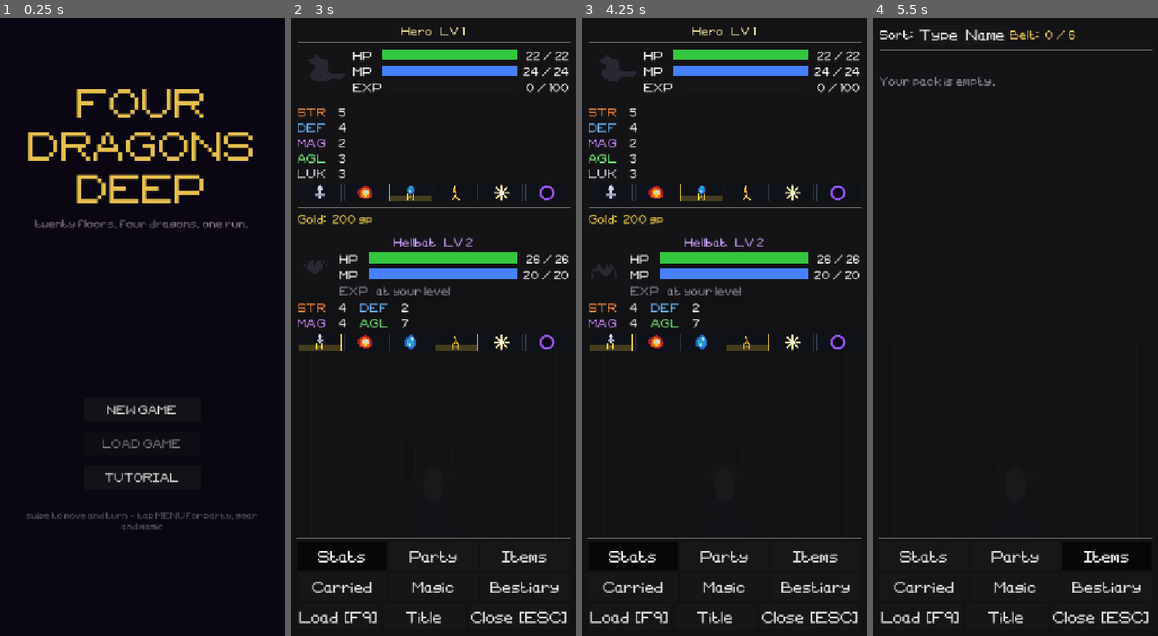
Above: before the commit, frames 1-4 (left to right).
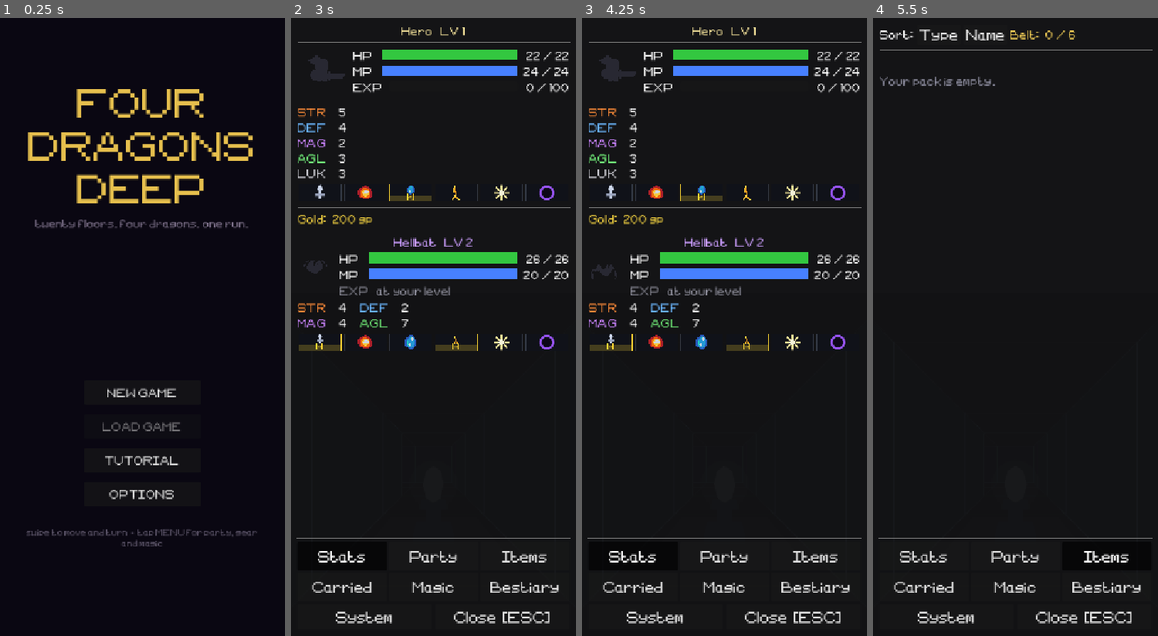
Above: after the commit, the same moments.

Repository: tausiftt5238/four-dragons-deep
Game: Godot game, scene res://scenes/title.tscn
Two runs of this game, one before a commit and one after it. Both use one fixed random seed, a clock stepped at 60 frames per second and the inputs below.
Inputs (mouse positions are in pixels of both pictures, inside the frame that each line leads up to):
- Up to frame 1 (0.25 s): no input
- Up to frame 2 (3 s): click (433, 493) at 0.5 s, where only the run after the commit has a clickable "OPTIONS"; click (433, 611) at 1.25 s, where only the run after the commit has a clickable "Back"; click "NEW GAME" at 2 s; click "Menu" at 2.75 s
- Up to frame 3 (4.25 s): click "Stats" at 3.5 s
- Up to frame 4 (5.5 s): click "Party" at 4.25 s; click "Items" at 5 s

The runs differ from the first frame. In frame 1, 2.3% of the frame differs, in the area x 9-91%, y 59-86%; in frame 2, 0.9%; in frame 3, 0.9%; in frame 4, 0.9%.

Commit message:
Options on the title and in the game menu, with invert turn and invert movement, and the menu's non-game buttons go under System
- Options (title screen, and System > Options in game): Invert turn flips left/right swipes, Invert movement flips up/down swipes. keys stay as they are. saved to user://settings.cfg so it sticks between runs and doesn't ride in a save slot
- the menu footer is System and Close now. System holds Options, Load Game and Title (still two taps)

Co-Authored-By: Claude Opus 5.5 <noreply@anthropic.com>
Claude-Session: https://claude.ai/code/session_01Uhk3EMYpAHGbVF4A7SC27j

Diff:
--- a/scripts/core/main.gd
+++ b/scripts/core/main.gd
@@ -603,6 +603,12 @@
 		return
 	if delta.length() < _SWIPE_MIN:
 		return
+	# Either axis can be flipped in Options. Keys are left alone: W means
+	# forward whichever way a thumb likes to drag.
+	if Settings.invert_turn():
+		delta.x = -delta.x
+	if Settings.invert_move():
+		delta.y = -delta.y
 	if abs(delta.x) > abs(delta.y):
 		if delta.x > 0:
 			_action_turn_right()
--- /dev/null
+++ b/scripts/core/settings.gd
@@ -0,0 +1,55 @@
+# Settings
+# Player preferences that belong to the device rather than to a run, so they
+# live in their own file and no save slot carries them. Read once on first use
+# and written back whenever one changes.
+class_name Settings
+
+const PATH: String = "user://settings.cfg"
+
+static var _invert_turn: bool = false
+static var _invert_move: bool = false
+static var _loaded: bool = false
+
+
+# Swipe left to turn right, and right to turn left: the view is dragged rather
+# than pointed.
+static func invert_turn() -> bool:
+	_ensure_loaded()
+	return _invert_turn
+
+
+# Swipe down to step forward and up to step back: the floor is pulled toward
+# you rather than pushed away.
+static func invert_move() -> bool:
+	_ensure_loaded()
+	return _invert_move
+
+
+static func set_invert_turn(on: bool) -> void:
+	_ensure_loaded()
+	_invert_turn = on
+	_save()
+
+
+static func set_invert_move(on: bool) -> void:
+	_ensure_loaded()
+	_invert_move = on
+	_save()
+
+
+static func _ensure_loaded() -> void:
+	if _loaded:
+		return
+	_loaded = true
+	var cfg: ConfigFile = ConfigFile.new()
+	if cfg.load(PATH) != OK:
+		return
+	_invert_turn = bool(cfg.get_value("controls", "invert_turn", false))
+	_invert_move = bool(cfg.get_value("controls", "invert_move", false))
+
+
+static func _save() -> void:
+	var cfg: ConfigFile = ConfigFile.new()
+	cfg.set_value("controls", "invert_turn", _invert_turn)
+	cfg.set_value("controls", "invert_move", _invert_move)
+	cfg.save(PATH)
--- a/scripts/ui/menu_ui.gd
+++ b/scripts/ui/menu_ui.gd
@@ -44,7 +44,7 @@
 	panel.add_child(margin)
 
 	# The content on top, and every button that moves between pages along the
-	# bottom: two rows of three tabs with Load and Close under them, where a
+	# bottom: two rows of three tabs with System and Close under them, where a
 	# thumb already is. A sidebar down the left would eat a quarter of a
 	# 540-wide screen.
 	var shell: VBoxContainer = VBoxContainer.new()
@@ -85,30 +85,21 @@
 		grid.add_child(btn)
 		_tab_btns[tab_id] = btn
 
+	# Everything that is not about the run itself — Options, loading, going
+	# back to the title — sits behind one System button, so the footer is
+	# two buttons a thumb cannot miss.
 	var foot: HBoxContainer = HBoxContainer.new()
 	foot.add_theme_constant_override("separation", 6)
 	shell.add_child(foot)
 
-	var load_btn: Button = Button.new()
-	load_btn.text = "Load  [F9]"
-	load_btn.custom_minimum_size   = Vector2(0, 32)
-	load_btn.size_flags_horizontal = Control.SIZE_EXPAND_FILL
-	load_btn.pressed.connect(func(): load_requested.emit())
-	foot.add_child(load_btn)
-
-	# Back to the title, for a new run without reloading the page. Two taps,
-	# since anything not saved at an orb goes with it.
-	var title_btn: Button = Button.new()
-	title_btn.text = "Title"
-	title_btn.custom_minimum_size   = Vector2(0, 32)
-	title_btn.size_flags_horizontal = Control.SIZE_EXPAND_FILL
-	title_btn.pressed.connect(func():
-		if title_btn.text == "Title":
-			title_btn.text = "Sure?"
-			_set_status("Unsaved progress will be lost. Tap again to leave.")
-		else:
-			title_requested.emit())
-	foot.add_child(title_btn)
+	var system_btn: Button = Button.new()
+	system_btn.text = "System"
+	system_btn.toggle_mode = true
+	system_btn.custom_minimum_size   = Vector2(0, 32)
+	system_btn.size_flags_horizontal = Control.SIZE_EXPAND_FILL
+	system_btn.pressed.connect(_switch_tab.bind("system"))
+	foot.add_child(system_btn)
+	_tab_btns["system"] = system_btn
 
 	var close_btn: Button = Button.new()
 	close_btn.text = "Close  [ESC]"
@@ -116,6 +107,45 @@
 	close_btn.size_flags_horizontal = Control.SIZE_EXPAND_FILL
 	close_btn.pressed.connect(func(): menu_closed.emit())
 	foot.add_child(close_btn)
+
+
+# ── System page ───────────────────────────────────────────────────────────────
+
+func _build_system() -> void:
+	var col: VBoxContainer = VBoxContainer.new()
+	col.add_theme_constant_override("separation", 14)
+	col.size_flags_horizontal = Control.SIZE_EXPAND_FILL
+	_content.add_child(col)
+
+	var options_btn: Button = _system_button("Options")
+	options_btn.pressed.connect(func():
+		var ui: OptionsUI = OptionsUI.new()
+		ui.closed.connect(func(): ui.queue_free())
+		add_child(ui))
+	col.add_child(options_btn)
+
+	var load_btn: Button = _system_button("Load Game  [F9]")
+	load_btn.pressed.connect(func(): load_requested.emit())
+	col.add_child(load_btn)
+
+	# Back to the title, for a new run without reloading the page. Two taps,
+	# since anything not saved at an orb goes with it.
+	var title_btn: Button = _system_button("Title")
+	title_btn.pressed.connect(func():
+		if title_btn.text == "Title":
+			title_btn.text = "Sure? Tap again"
+			_set_status("Unsaved progress will be lost.")
+		else:
+			title_requested.emit())
+	col.add_child(title_btn)
+
+
+func _system_button(text: String) -> Button:
+	var btn: Button = Button.new()
+	btn.text = text
+	btn.custom_minimum_size   = Vector2(0, 40)
+	btn.size_flags_horizontal = Control.SIZE_EXPAND_FILL
+	return btn
 
 
 # ── Tab routing ───────────────────────────────────────────────────────────────
@@ -144,6 +174,7 @@
 		"party":     _tabs.build_party()
 		"magic":     _tabs.build_magic()
 		"bestiary":  _tabs.build_bestiary()
+		"system":    _build_system()
 
 
 func _refresh() -> void:
--- /dev/null
+++ b/scripts/ui/options_ui.gd
@@ -0,0 +1,93 @@
+# OptionsUI
+# The Options page, shared by the title screen and the in-game System page.
+# Covers whatever opened it and emits `closed` when the player backs out;
+# every change is saved the moment it is made, so there is nothing to confirm.
+class_name OptionsUI extends Control
+
+signal closed
+
+const _FONT := preload("res://resources/misc/OldSchoolAdventures-42j9.ttf") as FontFile
+
+
+func _ready() -> void:
+	set_anchors_and_offsets_preset(Control.PRESET_FULL_RECT)
+	_build()
+
+
+func _build() -> void:
+	var bg: ColorRect = ColorRect.new()
+	bg.color = Color(0.04, 0.03, 0.07, 1.0)
+	bg.set_anchors_and_offsets_preset(Control.PRESET_FULL_RECT)
+	bg.mouse_filter = Control.MOUSE_FILTER_STOP
+	add_child(bg)
+
+	var margin: MarginContainer = MarginContainer.new()
+	margin.set_anchors_and_offsets_preset(Control.PRESET_FULL_RECT)
+	for side: String in ["margin_left", "margin_right", "margin_top", "margin_bottom"]:
+		margin.add_theme_constant_override(side, 18)
+	add_child(margin)
+
+	var col: VBoxContainer = VBoxContainer.new()
+	col.add_theme_constant_override("separation", 14)
+	margin.add_child(col)
+
+	col.add_child(_label("Options", 30, Color(0.90, 0.75, 0.30)))
+	col.add_child(HSeparator.new())
+	col.add_child(_label("Controls", 18, Color(0.55, 0.50, 0.62)))
+
+	_add_toggle(col, "Invert turn",
+			"Swipe left to turn right, and right to turn left.",
+			Settings.invert_turn(), Settings.set_invert_turn)
+	_add_toggle(col, "Invert movement",
+			"Swipe down to step forward, and up to step back.",
+			Settings.invert_move(), Settings.set_invert_move)
+
+	col.add_child(_label("These change swipes only. Arrow keys and WASD stay as they are.",
+			15, Color(0.50, 0.47, 0.56), true))
+
+	var spacer: Control = Control.new()
+	spacer.size_flags_vertical = Control.SIZE_EXPAND_FILL
+	col.add_child(spacer)
+
+	var back: Button = Button.new()
+	back.text = "Back"
+	back.custom_minimum_size = Vector2(0, 52)
+	back.add_theme_font_override("font", _FONT)
+	back.add_theme_font_size_override("font_size", 20)
+	back.pressed.connect(func() -> void: closed.emit())
+	col.add_child(back)
+
+
+# One row: the name and its current state on a wide button, what it does
+# underneath. A tap flips it and says the new state on the button itself.
+func _add_toggle(parent: Control, title: String, desc: String, on: bool,
+		apply: Callable) -> void:
+	var btn: Button = Button.new()
+	btn.toggle_mode = true
+	btn.button_pressed = on
+	btn.custom_minimum_size = Vector2(0, 56)
+	btn.alignment = HORIZONTAL_ALIGNMENT_LEFT
+	btn.add_theme_font_override("font", _FONT)
+	btn.add_theme_font_size_override("font_size", 22)
+	var paint: Callable = func(state: bool) -> void:
+		btn.text = "  %s:  %s" % [title, "ON" if state else "OFF"]
+		btn.add_theme_color_override("font_color",
+				Color(0.45, 1.0, 0.60) if state else Color(0.85, 0.85, 0.88))
+		btn.add_theme_color_override("font_pressed_color", Color(0.45, 1.0, 0.60))
+	paint.call(on)
+	btn.toggled.connect(func(state: bool) -> void:
+		apply.call(state)
+		paint.call(state))
+	parent.add_child(btn)
+	parent.add_child(_label(desc, 17, Color(0.70, 0.68, 0.76), true))
+
+
+func _label(text: String, size: int, color: Color, wrap: bool = false) -> Label:
+	var lbl: Label = Label.new()
+	lbl.text = text
+	lbl.add_theme_font_override("font", _FONT)
+	lbl.add_theme_font_size_override("font_size", size)
+	lbl.add_theme_color_override("font_color", color)
+	if wrap:
+		lbl.autowrap_mode = TextServer.AUTOWRAP_WORD_SMART
+	return lbl
--- a/scripts/ui/title_screen.gd
+++ b/scripts/ui/title_screen.gd
@@ -73,6 +73,10 @@
 	tut_btn.pressed.connect(_on_tutorial)
 	vbox.add_child(tut_btn)
 
+	var opt_btn: Button = _make_btn("OPTIONS", Vector2(220, 46))
+	opt_btn.pressed.connect(_on_options)
+	vbox.add_child(opt_btn)
+
 	vbox.add_child(HSeparator.new())
 
 	# The keyboard hints were desktop-only and are a lie on a phone, which is
@@ -94,6 +98,12 @@
 	var tut: TutorialUI = TutorialUI.new()
 	tut.closed.connect(func() -> void: tut.queue_free())
 	add_child(tut)
+
+
+func _on_options() -> void:
+	var ui: OptionsUI = OptionsUI.new()
+	ui.closed.connect(func() -> void: ui.queue_free())
+	add_child(ui)
 
 
 func _on_load_game() -> void:
Not shown, added: scripts/core/settings.gd.uid
Not shown, added: scripts/ui/options_ui.gd.uid
